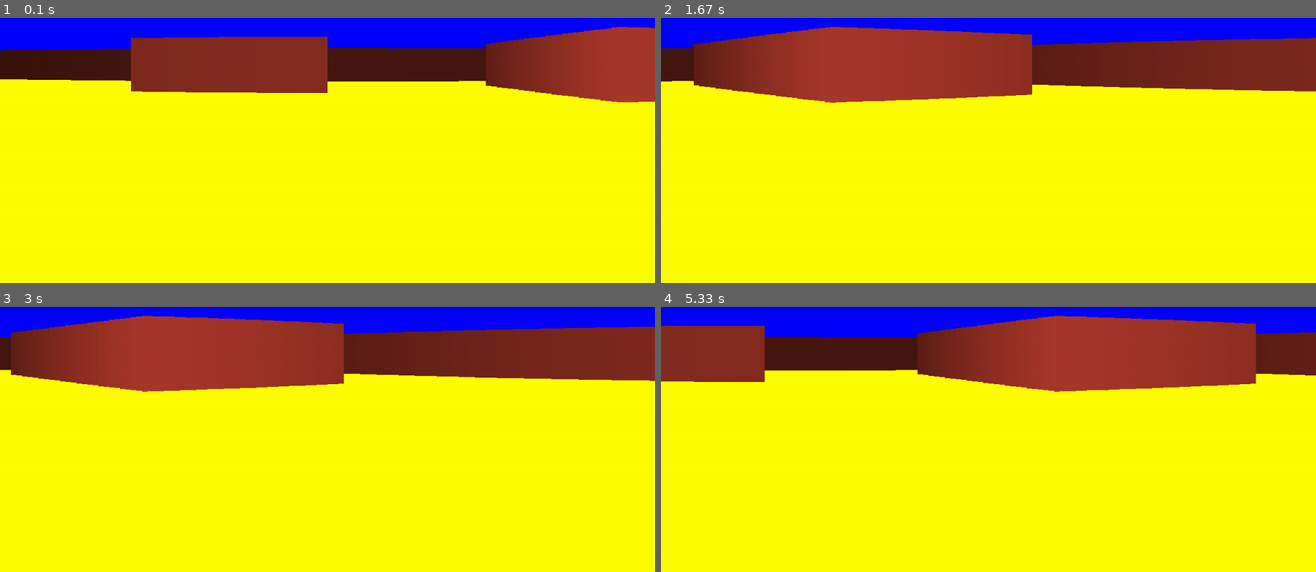
Above: before the commit, frames 1-4 (two rows, left to right).
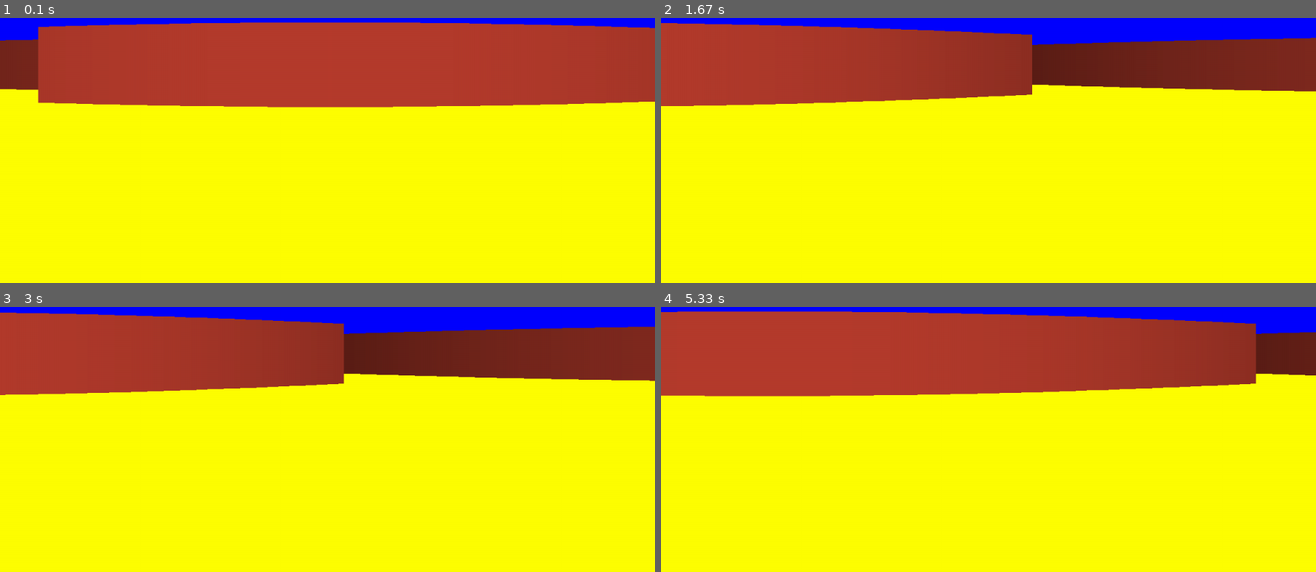
Above: after the commit, the same moments.

Repository: ElonMax404/pygame-pseudo3d
Game: pygame game, started from main.py
Same seed, same stepped clock (60 frames per second), same inputs: the game is played once before the commit and once after it.
Inputs:
- Up to frame 1 (0.1 s): no input
- Up to frame 2 (1.67 s): hold Right 0.33-0.8 s; hold Right 0.83-1.3 s; hold Left from 1.33 s (still down)
- Up to frame 3 (3 s): release Left at 1.87 s; hold Left 1.9-2.3 s; hold Right 2.33-2.97 s
- Up to frame 4 (5.33 s): hold Left 3-3.47 s; hold Right 3.5-3.97 s; hold Right 4-4.47 s; hold Left 4.5-5.03 s; hold Left from 5.07 s (still down)

The runs differ from the first frame. In frame 1, 27% of the frame differs, in the area x 0-95%, y 1-34%; in frame 2, 5.9%; in frame 3, 4.8%; in frame 4, 17%.

Commit message:
Ukrainin' everything + better map

Diff:
--- a/map.py
+++ b/map.py
@@ -3,10 +3,10 @@
 text_map = [
     'WWWWWWWWWWWW',
     'W....WWW...W',
-    'W..........W',
-    'W.W......WWW',
-    'W..........W',
-    'WWW.....WW.W',
+    'W..W.....W.W',
+    'W.WW....WW.W',
+    'W.W.....W..W',
+    'W.WW....WW.W',
     'W..........W',
     'WWWWWWWWWWWW',
 ]
